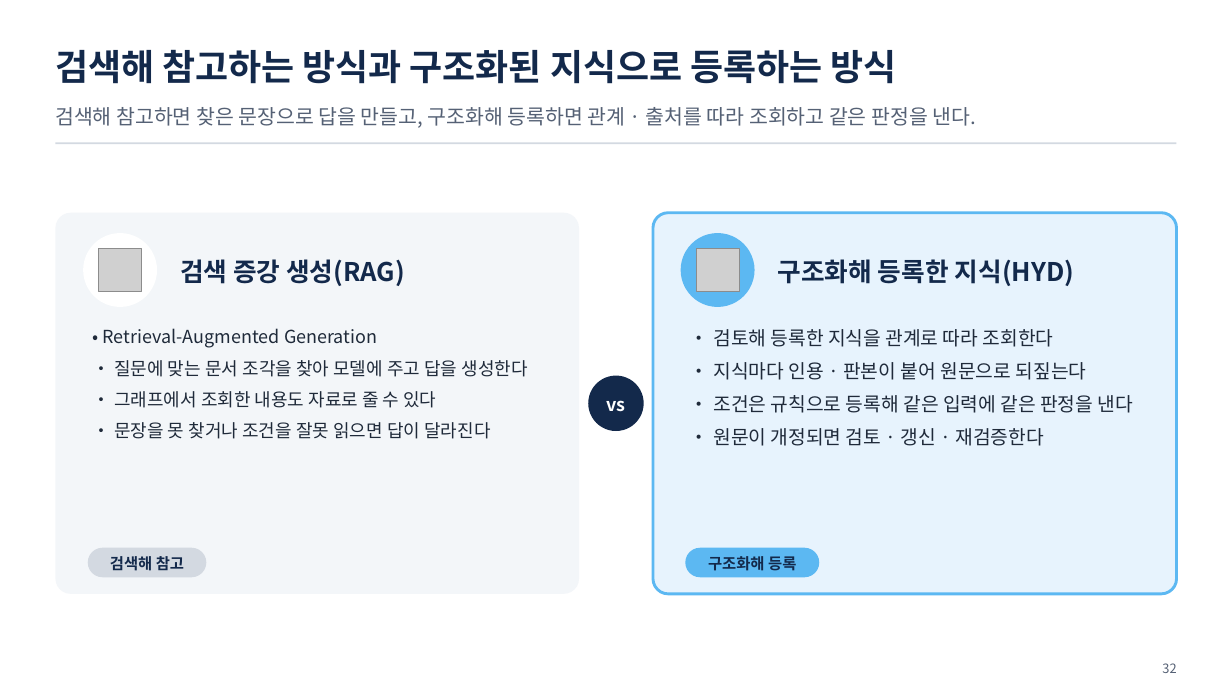
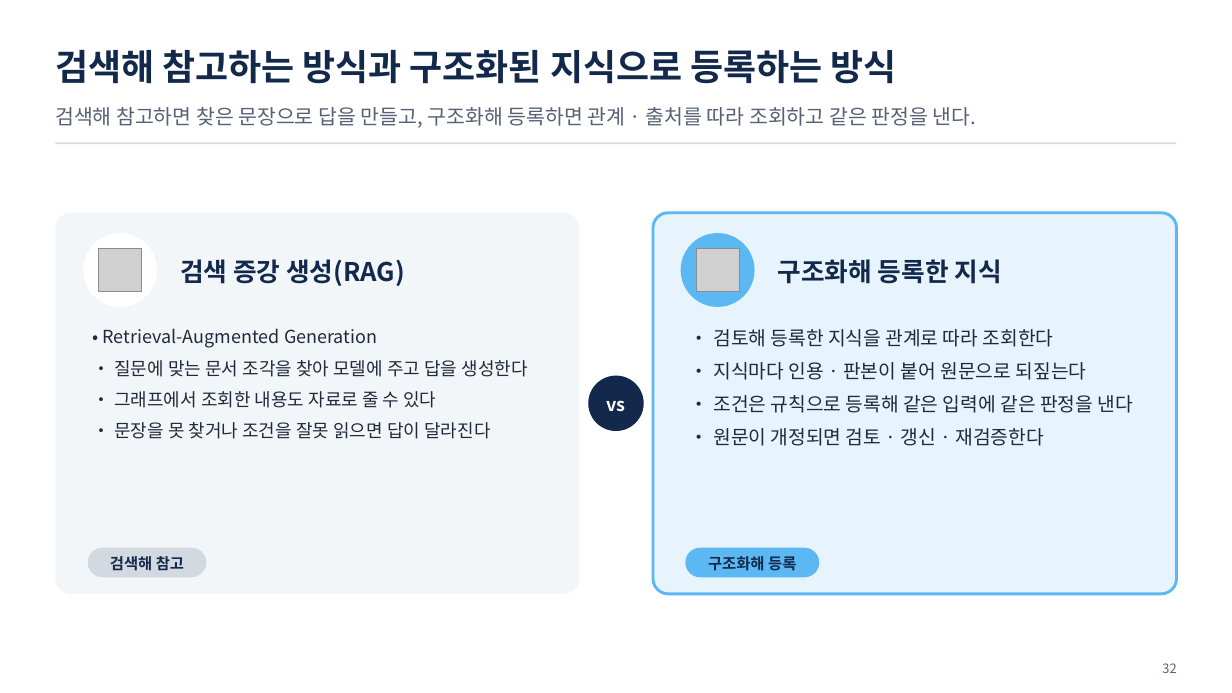
Before and after one commit to uengine-oss/hyd-iot-edu, a slide deck: slide 32 of 산출물/통합반/이론/04회차/통합반_04일차.pptx. Drawn at 1232x693 pixels with LibreOffice and Linux fonts; fonts in the diff are those of the drawing; grey boxes stand for pictures. Boxes give left, top, right and bottom in pixels: in the first picture for what was removed or moved away, otherwise in the second. Text is boxed around its words. In the diff, an @@ line names an element or a change of style, - is before the commit and + after.

```diff
--- a/산출물/통합반/이론/04회차/통합반_04일차.pptx
+++ b/산출물/통합반/이론/04회차/통합반_04일차.pptx
@@ text at bbox=[778, 259, 1002, 284]: text changed @@
-구조화해 등록한 지식(HYD)
+구조화해 등록한 지식
```
Also in this commit, not shown: 11 other slides changed, 5 other files.
